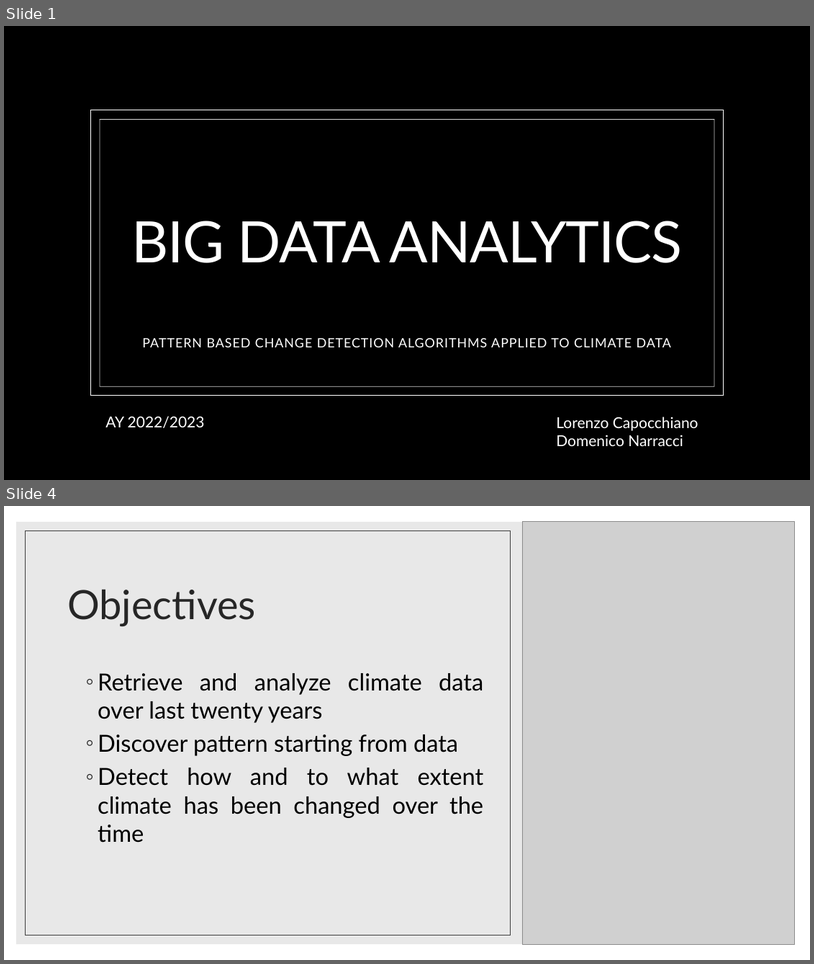
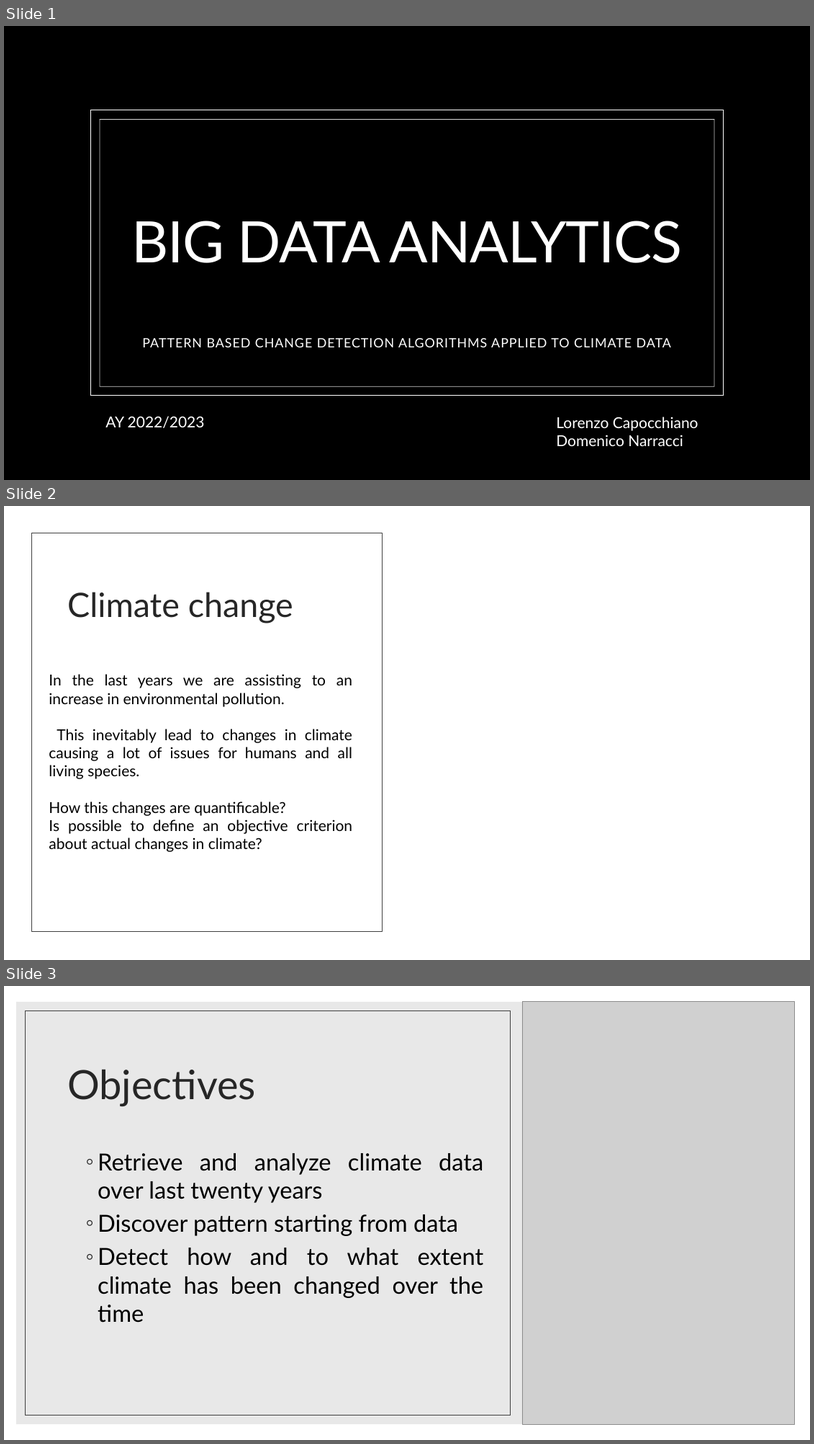
Before and after one commit to lorenzokyne/big-data-analytics-case-study, a slide deck: src/main/resources/BDA -Capocchiano Narracci case study.pptx. Shown one above the other, each under a label of ours: slides 1 and 4 before the commit, slides 1, 2 and 3 after it; the slides between them are not shown. The pictures are 814x964 and 814x1444 pixels, drawn with LibreOffice and Linux fonts; fonts in the diff are those of the drawing; grey boxes stand for pictures; background and template pictures are left out. Boxes give left, top, right and bottom in pixels: in the first picture for what was removed or moved away, otherwise in the second. Text is boxed around its words. In the diff, an @@ line names an element or a change of style, - is before the commit and + after.

Commit message:
Powerpoint updated

```diff
--- a/src/main/resources/BDA -Capocchiano Narracci case study.pptx
+++ b/src/main/resources/BDA -Capocchiano Narracci case study.pptx
@@ slide 2 added at bbox=[4, 506, 810, 960], background picture (left out) @@
@@ rectangle added at bbox=[4, 506, 810, 960], fill #FFFFFF @@
@@ rectangle added at bbox=[4, 506, 810, 960], fill #FFFFFF @@
@@ rectangle added at bbox=[21, 523, 393, 944], fill #FFFFFF at 94% opacity @@
@@ rectangle added at bbox=[31, 533, 382, 932], outline #404040 0.5 pt @@
@@ text added at bbox=[67, 592, 293, 623], 40 pt, text #262626 @@
+Climate change
@@ text added at bbox=[49, 674, 353, 852], 18 pt, text #000000 @@
+In the last years we are assisting to an increase in environmental pollution.
+This inevitably lead to changes in climate causing a lot of issues for humans and all living species.
+How this changes are quantificable?
+Is possible to define an objective criterion about actual changes in climate?
@@ what was slide 4 is now slide 3 @@
```
Also in this commit, not shown: 5 other slides added, 1 slide removed.
